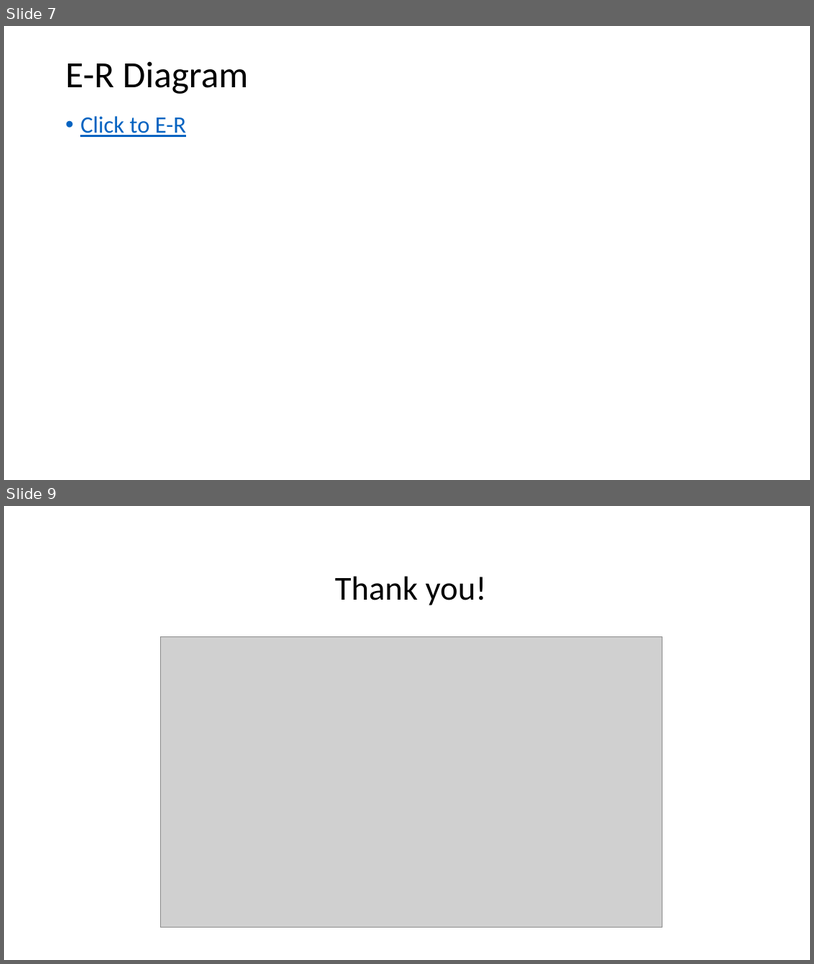
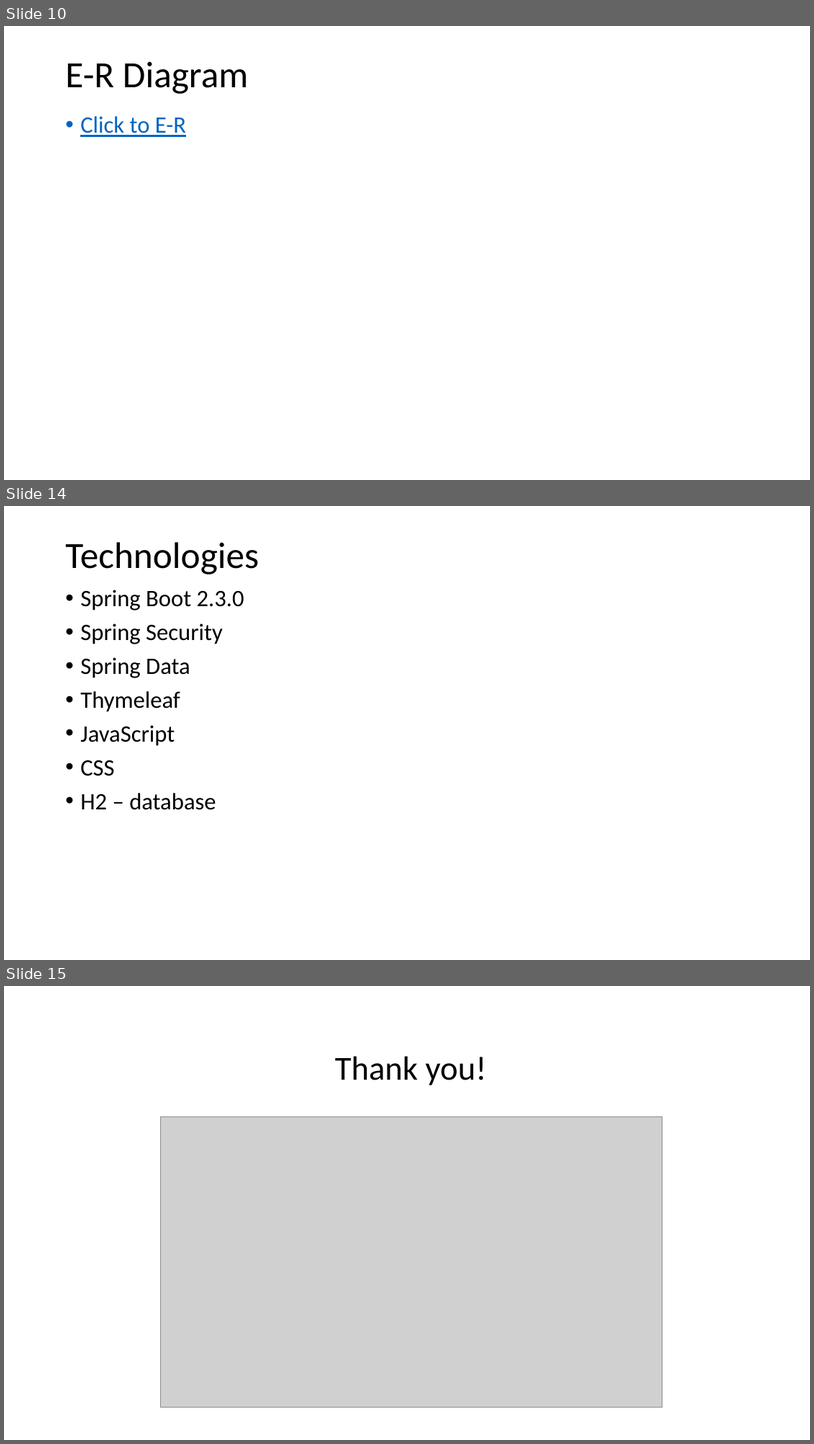
Before and after one commit to Ghebrehiywet/eShopper, a slide deck: docs/Presentation/eShopper Presentation.pptx. Shown one above the other, each under a label of ours: slides 7 and 9 before the commit, slides 10, 14 and 15 after it; the slides between them are not shown. The pictures are 814x964 and 814x1444 pixels, drawn with LibreOffice and Linux fonts; fonts in the diff are those of the drawing; grey boxes stand for pictures. Boxes give left, top, right and bottom in pixels: in the first picture for what was removed or moved away, otherwise in the second. Text is boxed around its words. In the diff, an @@ line names an element or a change of style, - is before the commit and + after.

```diff
--- a/docs/Presentation/eShopper Presentation.pptx
+++ b/docs/Presentation/eShopper Presentation.pptx
@@ slide 14 added at box(4, 506, 810, 960), background #FFFFFF @@
@@ title added at box(65, 542, 259, 574), 44 pt, text #000000 @@
+Technologies
@@ text added at box(80, 590, 244, 810), 28 pt, text #000000 @@
+• Spring Boot 2.3.0
+• Spring Security
+• Spring Data
+• Thymeleaf
+• JavaScript
+• CSS
+• H2 – database
@@ what was slide 7 is now slide 10 @@
@@ what was slide 9 is now slide 15 @@
```
Also in this commit, not shown: 4 slides changed, 5 other slides added, 8 other files.
